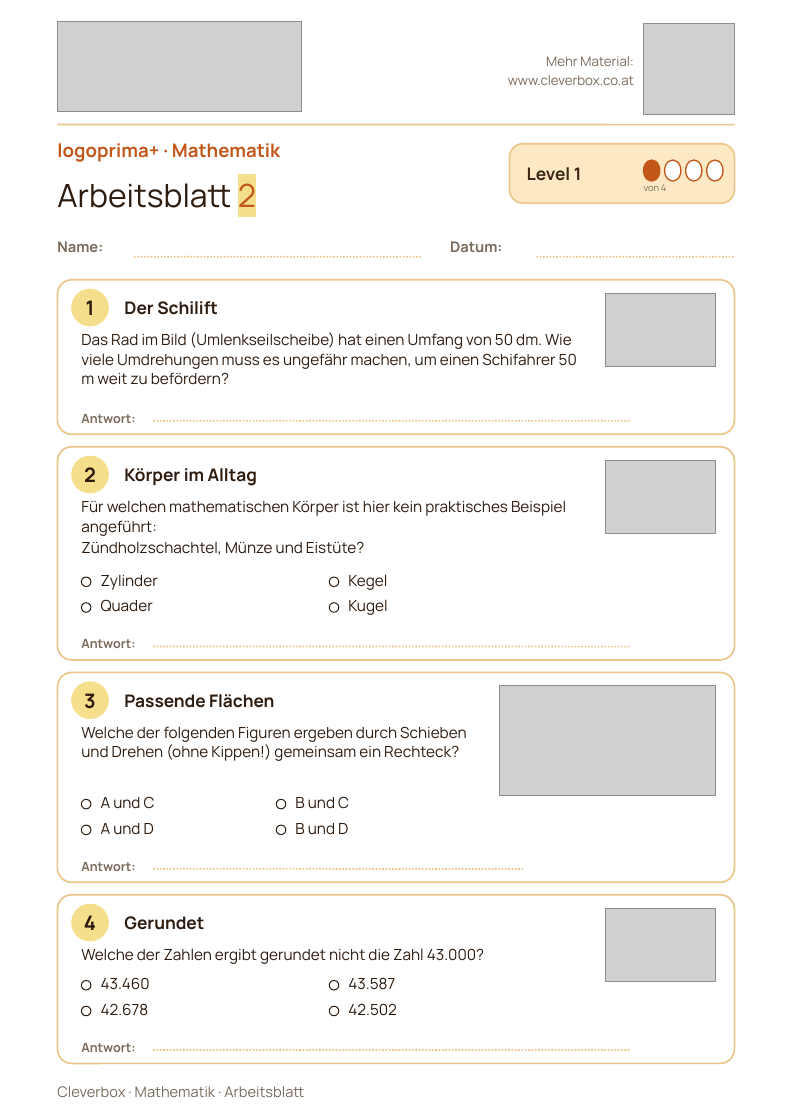
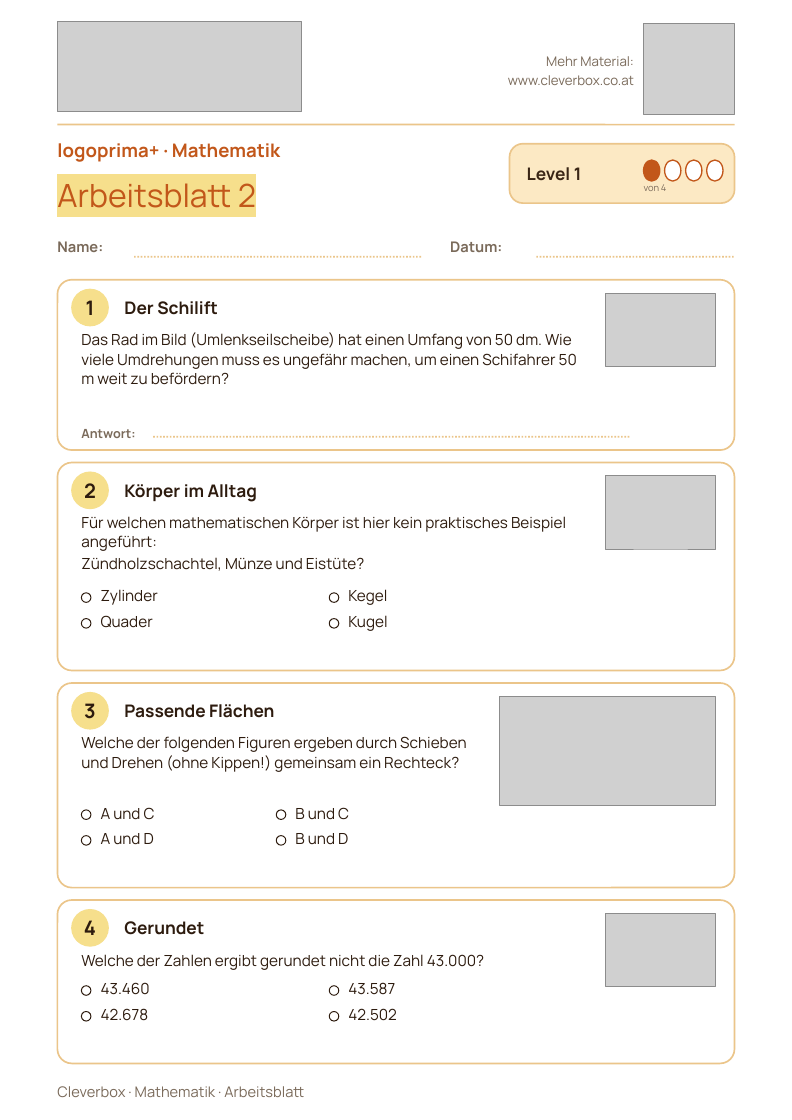
Before and after one commit to arminheske/claudecloud, a slide deck: slide 3 of videoslides/logoprima-schulstufe5.pptx. Drawn at 792x1120 pixels with LibreOffice and Linux fonts; fonts in the diff are those of the drawing; grey boxes stand for pictures. Boxes give left, top, right and bottom in pixels: in the first picture for what was removed or moved away, otherwise in the second. Text is boxed around its words. In the diff, an @@ line names an element or a change of style, - is before the commit and + after.

```diff
--- a/videoslides/logoprima-schulstufe5.pptx
+++ b/videoslides/logoprima-schulstufe5.pptx
@@ text "Arbeitsblatt 2" at (57, 183, 256, 208): text colour #2D1B0E to #C2571A, highlight none to #F6DF8C @@
@@ rounded rectangle: place and size @@
-rounded rectangle at (57, 280, 735, 434)
+rounded rectangle at (57, 280, 735, 450)
@@ rounded rectangle: place and size @@
-rounded rectangle at (57, 446, 735, 660)
+rounded rectangle at (57, 463, 735, 670)
@@ 8 texts, 5 ellipses, 1 picture, 1 line: place and size @@
-8 texts, 5 ellipses, 1 picture, 1 line at (72, 414, 715, 615)
+8 texts, 5 ellipses, 1 picture, 1 line at (72, 429, 715, 631)
@@ text removed at (81, 639, 135, 648) @@
-Antwort:
@@ line removed from (153, 646) to (630, 646) @@
@@ proportions changed in 4 elements at (57, 280, 735, 450), (57, 463, 735, 670), (57, 899, 735, 1063), (57, 683, 735, 888) @@
@@ rounded rectangle: place and size @@
-rounded rectangle at (57, 672, 735, 882)
+rounded rectangle at (57, 683, 735, 888)
@@ 3 texts, 1 picture, 1 ellipse: place and size @@
-3 texts, 1 picture, 1 ellipse at (72, 682, 715, 795)
+3 texts, 1 picture, 1 ellipse at (72, 692, 715, 805)
@@ ellipse: place and size @@
-ellipse at (276, 825, 285, 834)
+ellipse at (81, 809, 91, 819)
@@ text at (101, 807, 155, 820): text changed @@
-A und D
+A und C
@@ ellipse: place and size @@
-ellipse at (81, 825, 91, 834)
+ellipse at (276, 809, 285, 819)
@@ text at (295, 807, 349, 820): text changed @@
-B und D
+B und C
@@ ellipse: place and size @@
-ellipse at (81, 799, 91, 808)
+ellipse at (81, 835, 91, 845)
@@ text at (101, 833, 154, 845): text changed @@
-A und C
+A und D
@@ ellipse: place and size @@
-ellipse at (276, 799, 285, 808)
+ellipse at (276, 835, 285, 845)
@@ text at (295, 833, 348, 845): text changed @@
-B und C
+B und D
@@ text removed at (81, 862, 135, 871) @@
-Antwort:
@@ line removed from (153, 869) to (524, 869) @@
@@ rounded rectangle: place and size @@
-rounded rectangle at (57, 894, 735, 1063)
+rounded rectangle at (57, 899, 735, 1063)
@@ 7 texts, 1 picture, 1 ellipse: place and size @@
-7 texts, 1 picture, 1 ellipse at (72, 904, 715, 1016)
+7 texts, 1 picture, 1 ellipse at (72, 909, 715, 1021)
@@ ellipse: place and size @@
-ellipse at (329, 980, 339, 989)
+ellipse at (81, 985, 91, 995)
@@ ellipse: place and size @@
-ellipse at (81, 980, 91, 989)
+ellipse at (329, 985, 339, 995)
@@ ellipse: place and size @@
-ellipse at (329, 1006, 339, 1015)
+ellipse at (81, 1011, 91, 1021)
@@ ellipse: place and size @@
-ellipse at (81, 1006, 91, 1015)
+ellipse at (329, 1011, 339, 1021)
@@ text removed at (81, 1043, 135, 1052) @@
-Antwort:
@@ line removed from (153, 1050) to (630, 1050) @@
```
Also in this commit, not shown: 9 other slides changed, 2 other files.
